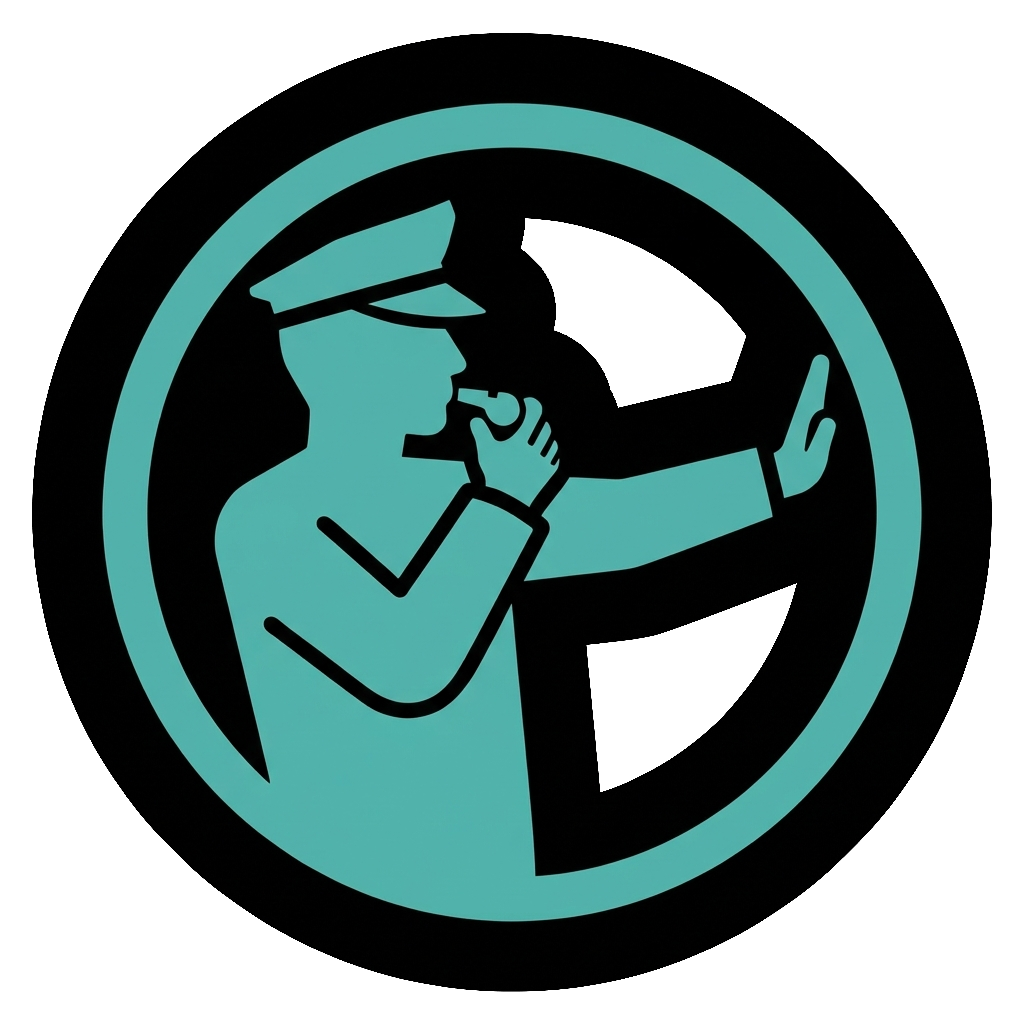
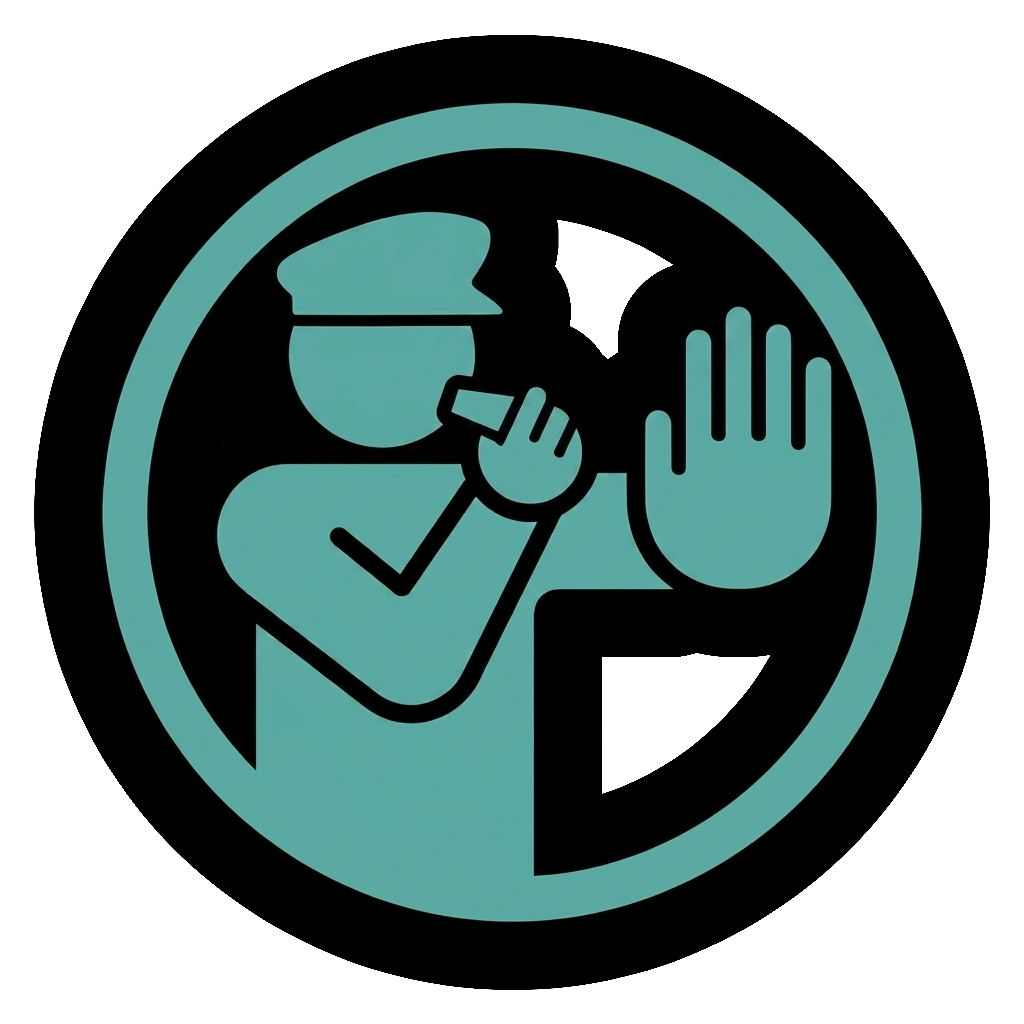
Two versions of the same layered image (w=1024, h=1024). Layer-by-layer changes:
added layer "Gemini_Generated_Image_39xx6q39xx6q39xx.jpg" above "Gemini_Generated_Image_cgb8jfcgb8jfcgb8.jpg" over [34,35,990,990]
hid "Gemini_Generated_Image_pknoavpknoavpkno.jpg" over [32,33,992,992]